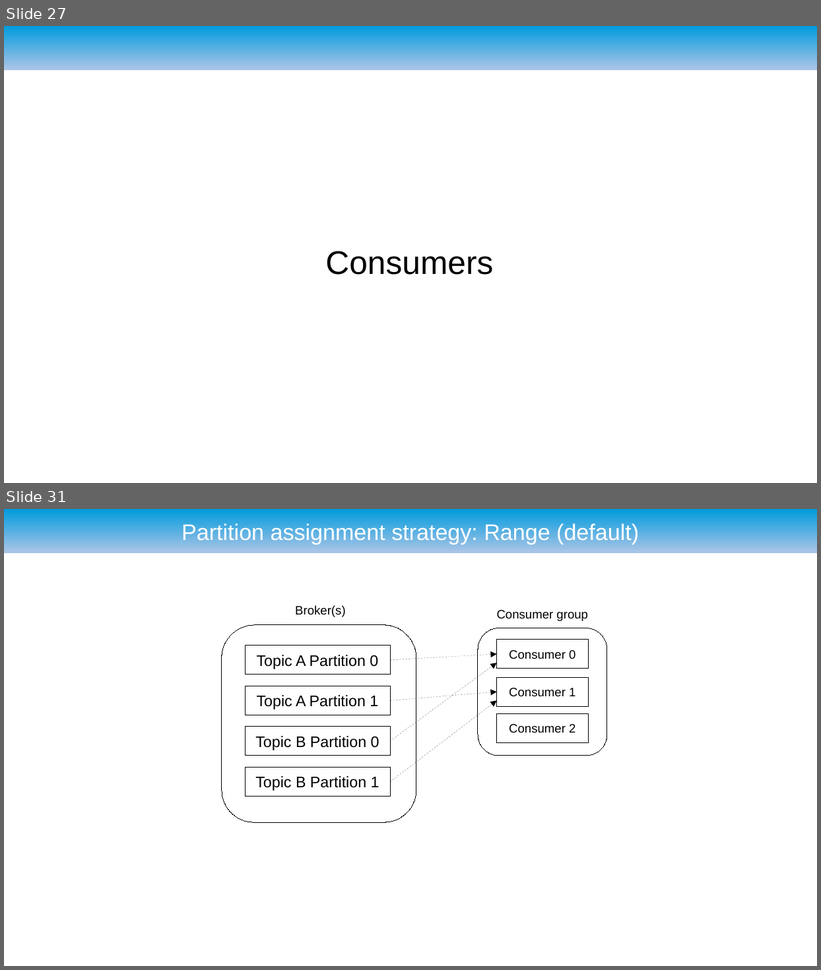
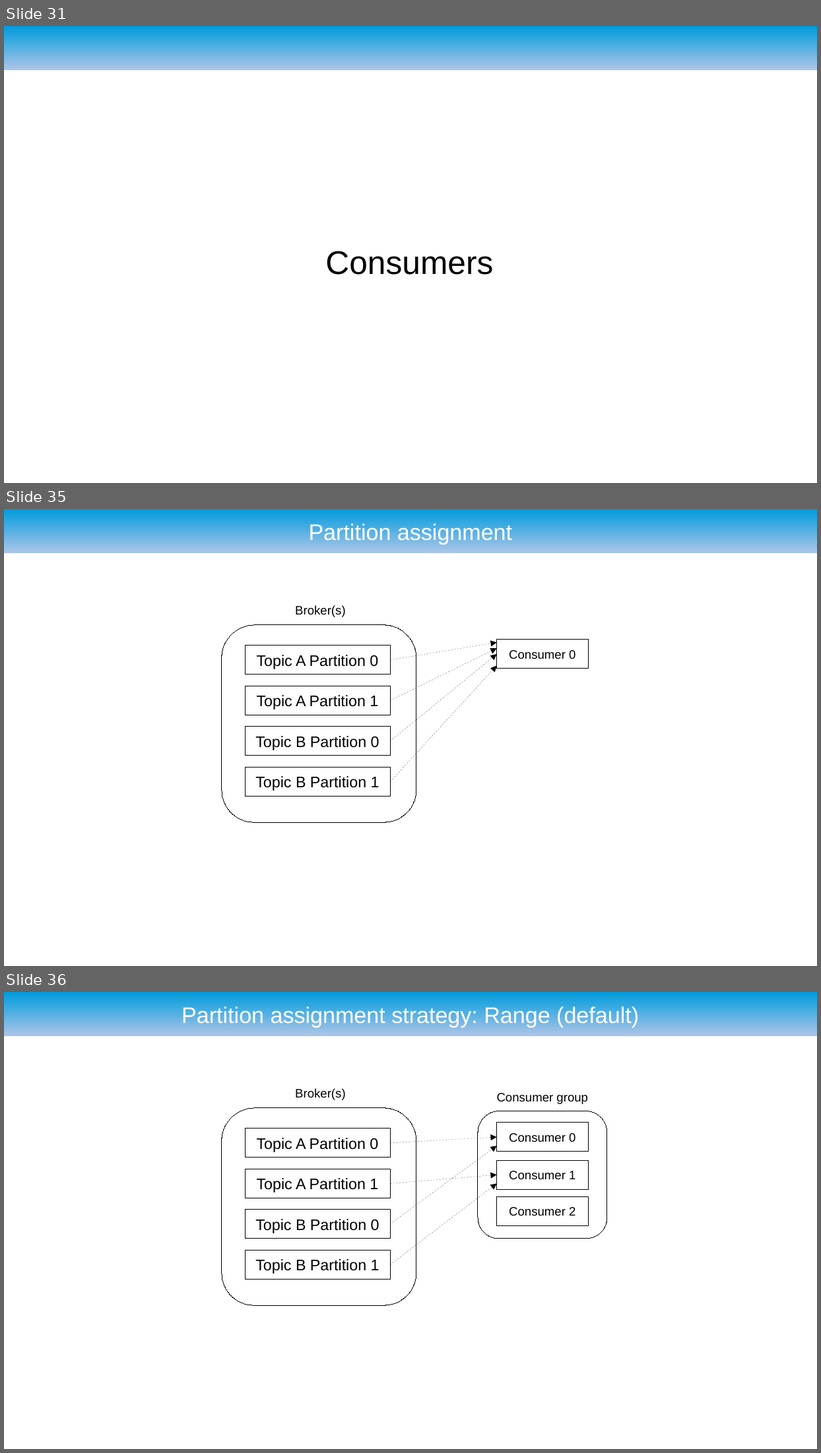
Before and after one commit to ryzlab/kafka-kompetensdag, a slide deck: doc/presentation-umejug.odp. Shown one above the other, each under a label of ours: slides 27 and 31 before the commit, slides 31, 35 and 36 after it; the slides between them are not shown. The pictures are 821x970 and 821x1453 pixels, drawn with LibreOffice and Linux fonts; fonts in the diff are those of the drawing; background and template pictures are left out. Boxes give left, top, right and bottom in pixels: in the first picture for what was removed or moved away, otherwise in the second. Text is boxed around its words. In the diff, an @@ line names an element or a change of style, - is before the commit and + after.

```diff
--- a/doc/presentation-umejug.odp
+++ b/doc/presentation-umejug.odp
@@ slide 35 added at bbox=[4, 509, 817, 966], background #FFFFFF; not listed: 1 template element that a slide beside it also shows @@
@@ title added at bbox=[309, 522, 512, 544], 22 pt, text #FFFFFF @@
+Partition assignment
@@ text added at bbox=[295, 605, 345, 617], 12 pt, text #000000 @@
+Broker(s)
@@ freeform shape added at bbox=[222, 625, 416, 823], outline #000000 0 pt @@
@@ rectangle added at bbox=[246, 646, 391, 674], outline #000000 0 pt @@
@@ arrow added from (391, 660) to (497, 642), #000000 0 pt @@
@@ rectangle added at bbox=[497, 640, 588, 668], outline #000000 0 pt, 12 pt, text #000000 @@
+Consumer 0
@@ text added at bbox=[257, 655, 378, 669], 15 pt, text #000000 @@
+Topic A Partition 0
@@ arrow added from (391, 701) to (497, 648), #000000 0 pt @@
@@ arrow added from (391, 782) to (497, 666), #000000 0 pt @@
@@ arrow added from (391, 741) to (497, 654), #000000 0 pt @@
@@ rectangle added at bbox=[246, 686, 391, 715], outline #000000 0 pt @@
@@ text added at bbox=[257, 695, 378, 710], 15 pt, text #000000 @@
+Topic A Partition 1
@@ rectangle added at bbox=[246, 727, 391, 755], outline #000000 0 pt @@
@@ text added at bbox=[255, 736, 380, 751], 15 pt, text #000000 @@
+Topic B Partition 0
@@ rectangle added at bbox=[246, 767, 391, 796], outline #000000 0 pt @@
@@ text added at bbox=[255, 776, 380, 791], 15 pt, text #000000 @@
+Topic B Partition 1
@@ what was slide 27 is now slide 31 @@
@@ what was slide 31 is now slide 36 @@
```
Also in this commit, not shown: 22 slides changed, 2 other slides added, 1 slide removed, 3 other files.
